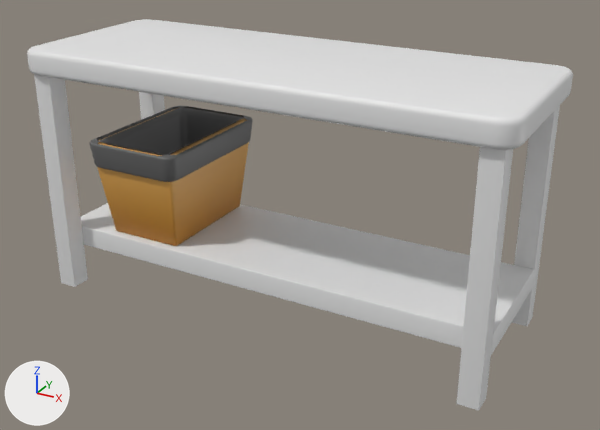
An edit to the FBX model Assets/3DModels/Alpha/Tools/trash.fbx, drawn before and after from the same camera.
Camera for both pictures: a 50 mm camera at (0.57, -1.74, 2.9) aimed at (-0.92, 0.97, 1.54). Every picture has the same lights, and +X, +Y and +Z are marked at lower left. Where no turn or scale is listed for an object, it has been applied to the vertices.

Objects in the first picture: 'Attempt 1', 'Cube'.
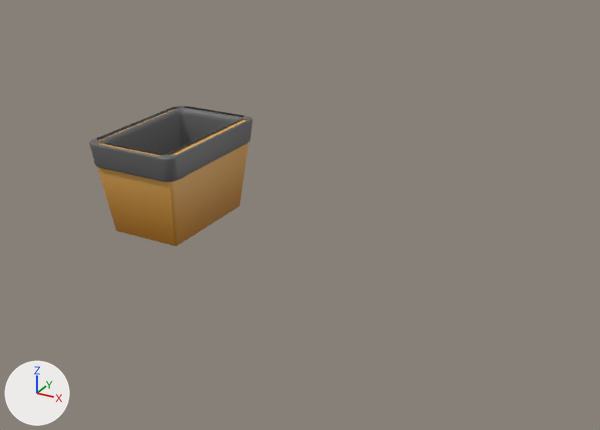
Pixel boxes [x1, y1, x2, y2] of what changed, in the pictures (600 x 430 px):
'Attempt 1', deleted: before [27, 19, 573, 411]

Patch to the scene script:
```diff
--- a/Assets/3DModels/Alpha/Tools/trash.fbx.py
+++ b/Assets/3DModels/Alpha/Tools/trash.fbx.py
@@ ob_attempt_1 @@
-ob_attempt_1 = bpy.data.objects.new('Attempt 1', me_cube_002)
-ob_attempt_1.location = (-0.991, 0.992, 1.844)
```
